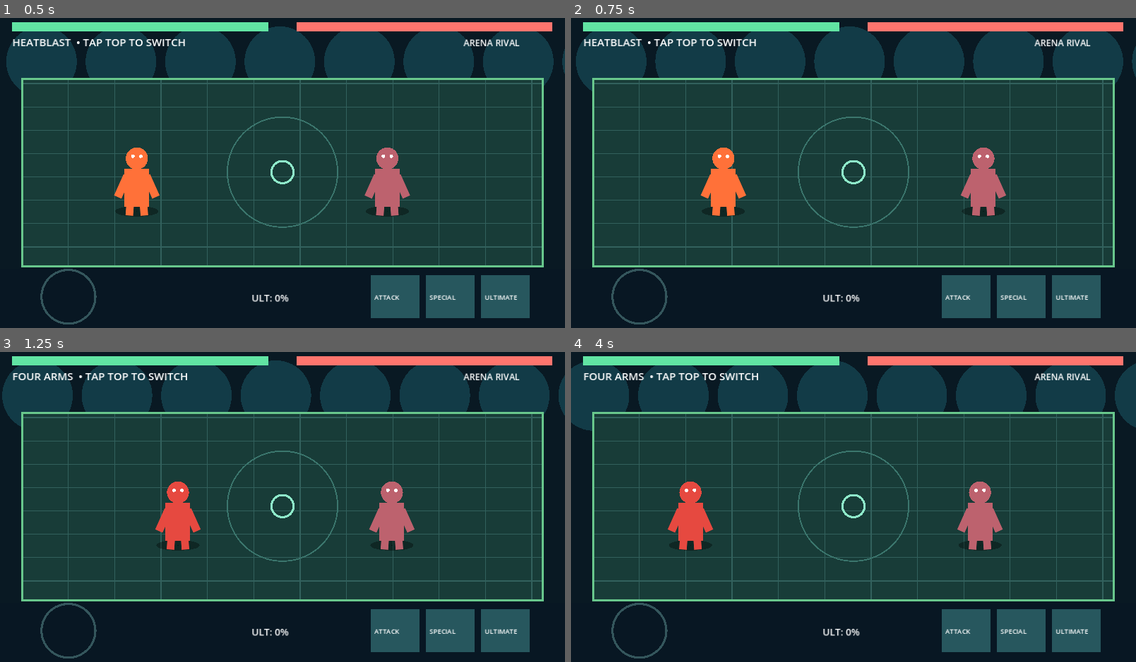
Above: before the commit, frames 1-4 (two rows, left to right).
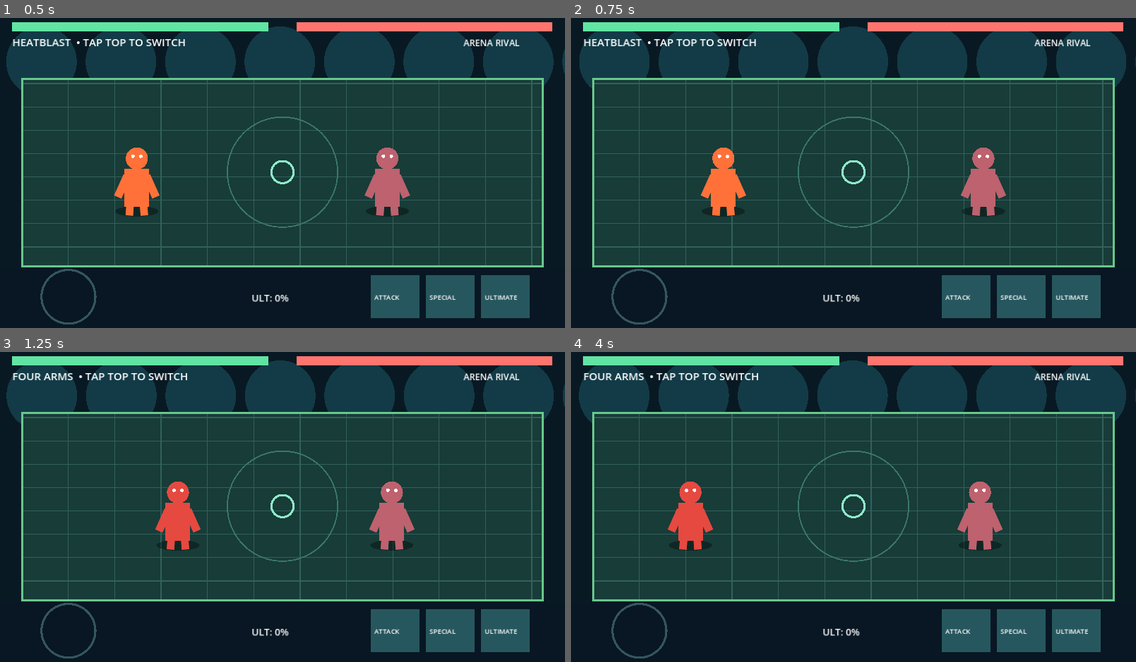
Above: after the commit, the same moments.

Repository: Kuladeepadthale/Ben10-2D-Alien-Clash
Game: Godot game, scene res://scenes/main.tscn
Two runs of this game, one before a commit and one after it. Both use one fixed random seed, a clock stepped at 60 frames per second and the inputs below.
Inputs (mouse positions are in pixels of both pictures, inside the frame that each line leads up to):
- Up to frame 1 (0.5 s): no input
- Up to frame 2 (0.75 s): tap Enter at 0.5 s; move the mouse to (977, 154) at 0.52 s; hold Right (ui_right) from 0.53 s (still down); tap 1 at 0.6 s; click (977, 154) at 0.67 s
- Up to frame 3 (1.25 s): keep holding Right (ui_right); tap 2 at 0.8 s
- Up to frame 4 (4 s): release Right (ui_right) at 1.25 s; drag from (740, 519) to (825, 565) at 1.27 s; move the mouse to (910, 432) at 2.02 s; hold Right (ui_right) 2.03-2.75 s; tap 3 at 2.1 s; tap 4 at 2.3 s; drag from (825, 565) to (684, 457) at 2.77 s; move the mouse to (1023, 550) at 3.52 s; hold Left (ui_left) from 3.53 s (still down); tap 1 at 3.6 s; tap 2 at 3.8 s

Frame 1 is identical in both runs. In frame 2, 1.3% of the frame differs, in the area x 0-100%, y 2-24%; in frame 3, 1.7%; in frame 4, 5.6%, in the area x 0-100%, y 2-26%.

Commit message:
Fix Android settings persistence and export preset; reset controls and validate gameplay

Diff:
--- a/ci/configure_android.gd
+++ b/ci/configure_android.gd
@@ -1,8 +1,16 @@
 extends SceneTree
+
 func _initialize() -> void:
  var settings = EditorInterface.get_editor_settings()
  settings.set_setting("export/android/java_sdk_path", OS.get_environment("JAVA_HOME"))
  settings.set_setting("export/android/android_sdk_path", OS.get_environment("ANDROID_HOME"))
- settings.save()
- print("Configured Android toolchains")
+ settings.set_setting("export/android/debug_keystore", OS.get_environment("HOME") + "/.android/debug.keystore")
+ settings.set_setting("export/android/debug_keystore_user", "androiddebugkey")
+ settings.set_setting("export/android/debug_keystore_pass", "android")
+ var err = ResourceSaver.save(settings, settings.get_settings_dir() + "/editor_settings-4.3.tres")
+ if err != OK:
+  push_error("Cannot save Android editor settings: %s" % err)
+  quit(1)
+  return
+ print("Configured and saved Android toolchains")
  quit()
--- a/scripts/main.gd
+++ b/scripts/main.gd
@@ -24,7 +24,9 @@
   var p = "res://assets/characters/%s.png" % ["heatblast","fourarms","diamondhead","xlr8"][i]
   if ResourceLoader.exists(p): sprites[i] = load(p)
 func _physics_process(delta):
- if stopped: return
+ if stopped:
+  queue_redraw()
+  return
  time += delta
  for i in range(3): cooldown[i] = maxf(0.0,cooldown[i]-delta)
  var direction = Input.get_vector("ui_left","ui_right","ui_up","ui_down") + move_axis
@@ -77,13 +79,18 @@
   rival_hp = maxf(0,rival_hp-(48 if position_a.distance_to(position_b)<620 else 15))
   burst(position_b,PALETTE[hero],65)
 func reset():
- hp=100;rival_hp=100;charge=0;stopped=false;position_a=Vector2(310,400);position_b=Vector2(955,400);projectiles.clear();particles.clear()
+ hp=100;rival_hp=100;charge=0;stopped=false;cooldown=[0.0,0.0,0.0];time=0.0;move_axis=Vector2.ZERO;touch_id=-1;position_a=Vector2(310,400);position_b=Vector2(955,400);projectiles.clear();particles.clear()
 func _unhandled_key_input(event):
  if event.pressed and not event.echo:
   if event.keycode==KEY_J:cast(0)
   if event.keycode==KEY_K:cast(1)
   if event.keycode==KEY_L:cast(2)
   if event.keycode in [KEY_1,KEY_2,KEY_3,KEY_4]:hero=event.keycode-KEY_1;reset()
+func _notification(what):
+ if what == NOTIFICATION_APPLICATION_FOCUS_OUT:
+  move_axis=Vector2.ZERO
+  touch_id=-1
+
 func _input(event):
  if event is InputEventScreenTouch:
   if event.pressed:
@@ -92,7 +99,7 @@
     reset()
    elif event.position.x>835 and event.position.y>585:
     cast(clampi(int((event.position.x-840)/125),0,2))
-   elif event.position.x<420:
+   elif event.position.x<420 and touch_id == -1:
     touch_id=event.index;touch_origin=event.position
   elif event.index==touch_id:
    touch_id=-1;move_axis=Vector2.ZERO
Not shown, changed: export_presets.cfg
